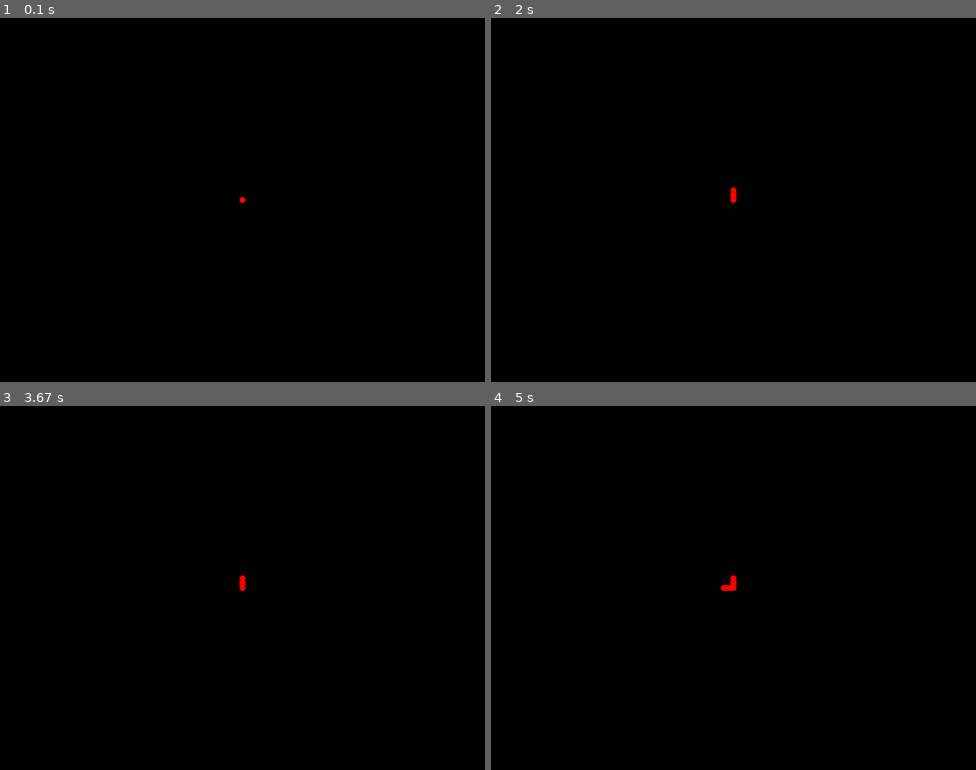
Above: before the commit, frames 1-4 (two rows, left to right).
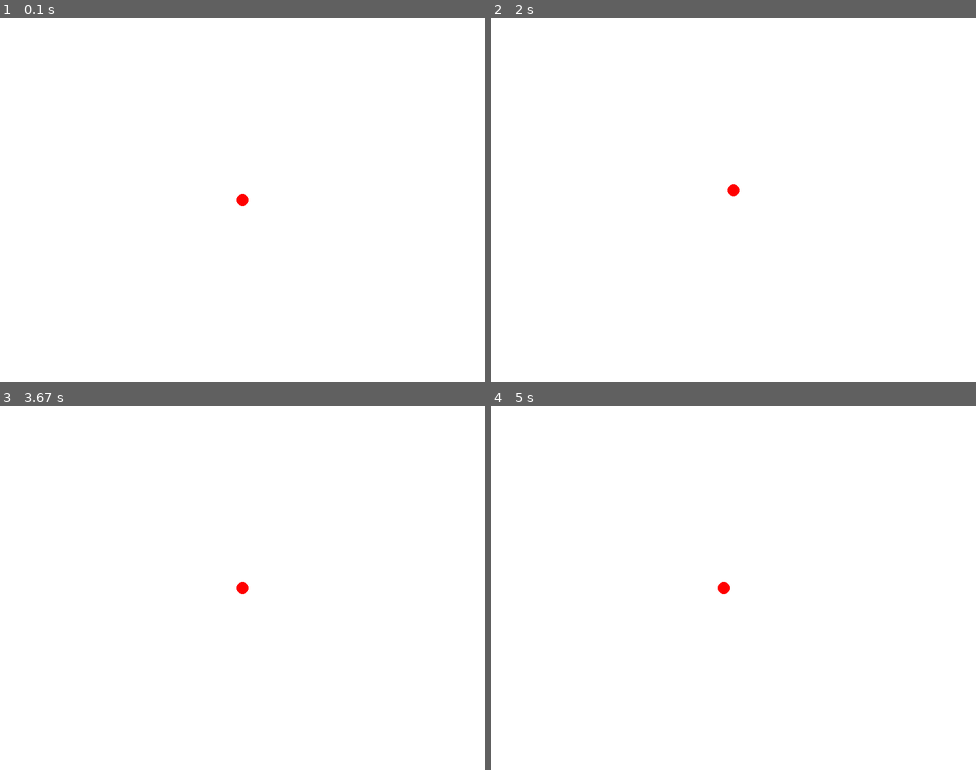
Above: after the commit, the same moments.

Repository: PineAccessCreativeCollege/Pygames
Game: pygame game, started from PYGAME.py
Same seed, same stepped clock (60 frames per second), same inputs: the game is played once before the commit and once after it.
Inputs:
- Up to frame 1 (0.1 s): no input
- Up to frame 2 (2 s): hold Right 0.33-0.8 s; hold Left 1.33-1.87 s; tap W at 1.9 s
- Up to frame 3 (3.67 s): tap S at 3.4 s
- Up to frame 4 (5 s): tap A at 4.73 s

The runs differ from the first frame. In frame 1, 100% of the frame differs, in the area x 0-100%, y 0-100%; in frame 2, 100%; in frame 3, 100%; in frame 4, 100%.

Commit message:
working except camera offsetter

Diff:
--- a/PYGAME.py
+++ b/PYGAME.py
@@ -36,14 +36,17 @@
         if events.type == pygame.QUIT:
             running = False
         if events.type == pygame.KEYDOWN:
+            print("keydowns")
             if events.key == pygame.K_LEFT:
                 camera_offset_x -= dt
+                print("coff -=")
             if events.key == pygame.K_RIGHT:
+                print("coff +=")
                 camera_offset_x += dt
 
-    #screen.fill("purple")
+    screen.fill("white")
 
-    pygame.draw.circle(screen, "red", player_pos, 5)
+    pygame.draw.circle(screen, "red", player_pos, 10)
 
 
     #player_circle = player_circle.move(camera_offset_x, 0)
@@ -51,6 +54,7 @@
     #player_circle_pos = pygame.draw.circle(screen, "red", camera_offset_x, 0)
     #player_circle_pos = C1.move(camera_offset_x, 0)
     #pygame.draw.rect(screen, "red", player_pos, player_circle_pos)
+
 
 
     keys = pygame.key.get_pressed()
@@ -63,8 +67,8 @@
     if keys[pygame.K_d]:
         player_pos.x += 300 * dt
 
-    camera_offset_x = screen.get_width() // 2 - player_x - screen.get_height() // 2
-    camera_offset_y = screen.get_width() // 2 - player_y - screen.get_height() // 2
+    camera_offset_x = screen.get_width() // 2 - player_x - 10 // 2
+    camera_offset_y = screen.get_width() // 2 - player_y - 10 // 2
 
     pygame.display.flip()
 
